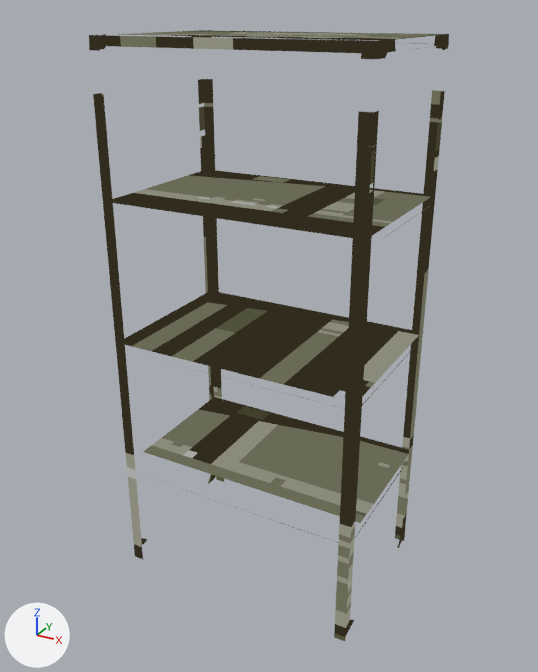
The glTF model src/ship/hub/assets/px/worn_metal_rack.glb as it was, and as the next commit left it.
Camera for both pictures: a 50 mm lens placed at (1.14, -2.09, 1.97), pointed at (0.0, -0.01, 0.93). Every picture has the same lights, and +X, +Y and +Z are marked at lower left. The first picture is the older version. Vertices at exactly the same position are counted once.

The scene before the commit, as lines of its bpy script (objects in view):
```python
me_mesh = bpy.data.meshes.new('mesh')
me_mesh.from_pydata(...)  # 475 vertices, 894 faces; spans x -0.45..0.45, y -0.3..0.3, z 0.0..1.9
me_mesh.materials.append(mat_pixel_card)
ob_mesh = bpy.data.objects.new('mesh', me_mesh)
ob_mesh.location = (0.0, 0.0, 0.0)
```
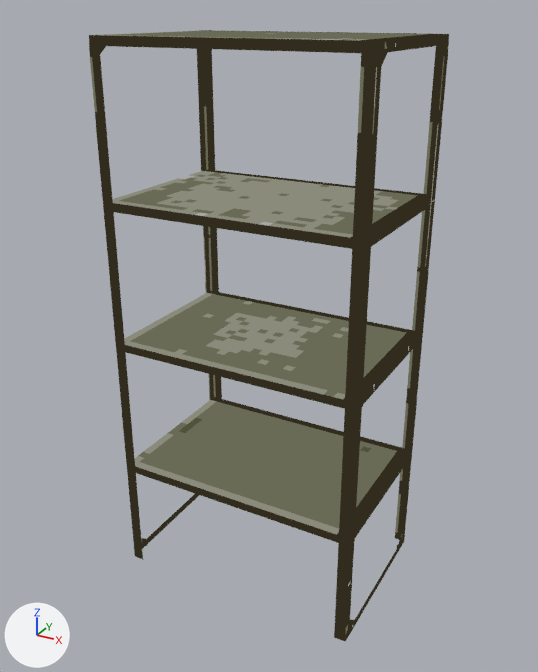
Boxes [x1, y1, x2, y2] around the edits, measured in the pictures (538 x 672 px; the box of a moved part takes in the faces that stretch with it):
part 1 of me_mesh, moved or reshaped (not visible before): after [399, 455, 409, 473]
part 2 of me_mesh, surface changed: [89, 30, 448, 641] in both

The change, as a diff of the scene's bpy script:
```diff
--- a/src/ship/hub/assets/px/worn_metal_rack.glb.py
+++ b/src/ship/hub/assets/px/worn_metal_rack.glb.py
@@ me_mesh @@
 me_mesh.from_pydata(...)  # 475 vertices, 894 faces; spans x -0.45..0.45, y -0.3..0.3, z 0.0..1.9
 # used by ob_mesh; location = (0.0, 0.0, 0.0)
+# me_mesh part 1
+# 24 faces are deleted
+# 24 new faces join them
+# me_mesh part 2: 875 kept faces spanning x -0.45..0.45, y -0.3..0.3, z 0.0..1.9 get new texture (UV) coordinates
 me_mesh.materials.append(mat_pixel_card)
```
